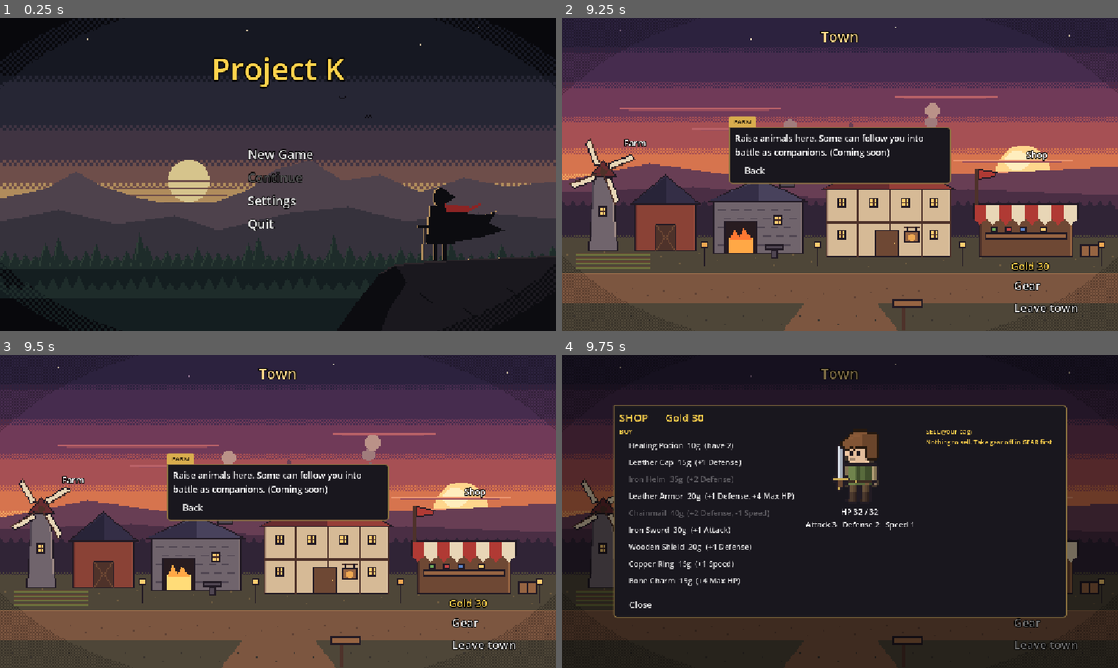
Above: before the commit, frames 1-4 (two rows, left to right).
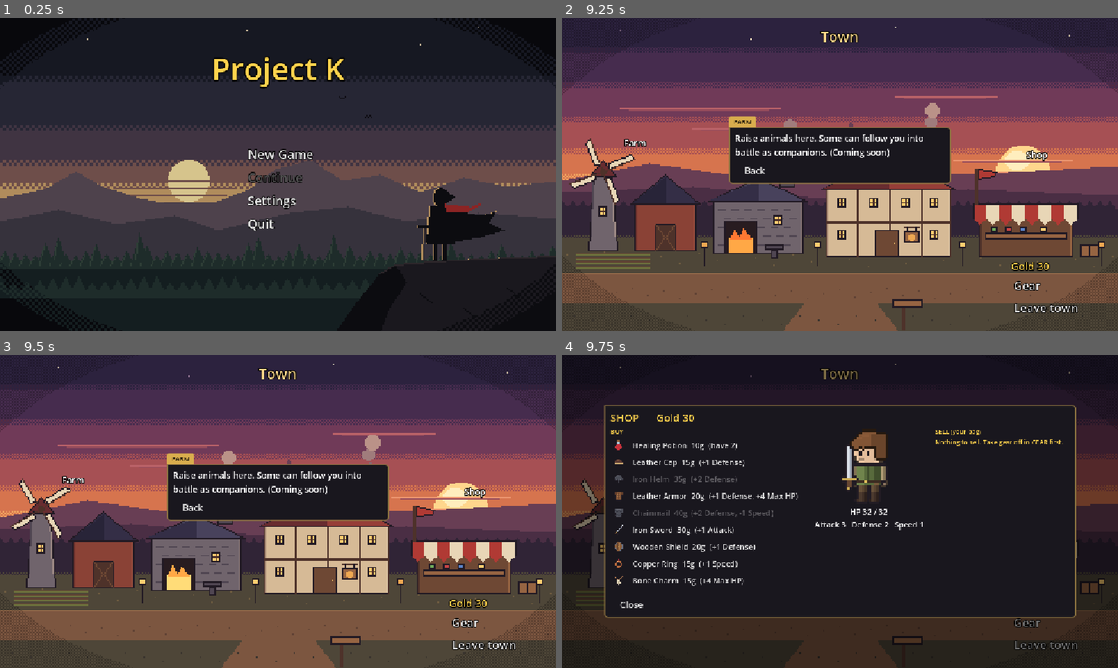
Above: after the commit, the same moments.

Repository: khasmn/project-k
Game: Godot game, scene res://scenes/menu/main_menu.tscn
Two runs of this game, one before a commit and one after it. Both use one fixed random seed, a clock stepped at 60 frames per second and the inputs below.
Inputs:
- Up to frame 1 (0.25 s): no input
- Up to frame 2 (9.25 s): click "New Game" at 0.5 s; click "New hero" at 1.25 s; click "▶ New hero" at 2 s; click "▶ New hero" at 2.75 s; click "Warrior" at 3.5 s; click "New hero" at 4.25 s; click "Warrior" at 5 s; click "▶ Warrior" at 5.75 s; click "Start run" at 6.5 s; click "Farm" at 7.25 s; click "Blacksmith" at 8 s; click "Inn" at 8.75 s
- Up to frame 3 (9.5 s): no input
- Up to frame 4 (9.75 s): click "Shop" at 9.5 s

Frames 1-3 are identical in both runs. In frame 4, 6.6% of the frame differs, in the area x 7-93%, y 16-84%.

Commit message:
Add item pictures and slot boxes in the gear window
Co-Authored-By: Claude Opus 5.5 <noreply@anthropic.com>

Diff:
--- a/scripts/core/gear.gd
+++ b/scripts/core/gear.gd
@@ -3,13 +3,17 @@
 ## Run.bag (ids you carry) and Run.gear (slot -> id you wear). Worn gear adds its "stats" to the hero
 ## and shows on the hero sprite (helmet, armor, shield; a weapon gets a "tint").
 
-const SLOTS: Array[String] = ["helmet", "armor", "weapon", "offhand", "jewelry1", "jewelry2"]
 const SELL_RATE: float = 0.5  # gear sells back for half its price
 const STAT_NAMES: Dictionary = {"defense": "Defense", "max_hp": "Max HP", "speed": "Speed"}
 
 
 static func entry(id: String) -> Dictionary:
 	return Run.data("gear")[id]
+
+
+## The 16x16 picture of a gear piece or an item (assets/sprites/items/<id>.png).
+static func icon(id: String) -> Texture2D:
+	return load("res://assets/sprites/items/%s.png" % id)
 
 
 ## Some gear is for certain classes only ("classes"); everything else fits anyone.
--- a/scripts/core/run.gd
+++ b/scripts/core/run.gd
@@ -26,7 +26,7 @@
 static var gold: int = 0
 static var items: Dictionary = {}  # item id -> how many, see data/items.json
 static var bag: Array[String] = []  # gear you carry but don't wear (data/gear.json ids)
-static var gear: Dictionary = {}  # slot -> gear id you wear, see Gear.SLOTS
+static var gear: Dictionary = {}  # slot (helmet, armor, weapon, offhand, jewelry1, jewelry2) -> gear id you wear
 
 
 static func start(draft: CharacterDraft) -> void:
--- a/scripts/ui/gear_window.gd
+++ b/scripts/ui/gear_window.gd
@@ -11,8 +11,12 @@
 const POTION_PRICE: int = 10
 const PREVIEW_SIZE: int = 160
 const FONT_SIZE: int = 16
+const ICON_SIZE: int = 32  # item pictures in the lists (16x16 art shown 2x)
+const SLOT_SIZE: int = 72  # the boxes around the hero on the GEAR page
 const SLOT_NAMES: Dictionary = {"helmet": "Helmet", "armor": "Armor", "weapon": "Weapon", "offhand": "Shield",
 	"jewelry1": "Jewelry", "jewelry2": "Jewelry"}
+## GEAR page: which slot boxes stand left and right of the hero.
+const SLOT_SIDES: Array = [["helmet", "armor", "weapon"], ["offhand", "jewelry1", "jewelry2"]]
 
 var shop: bool = false
 var title: Label = Label.new()
@@ -20,6 +24,8 @@
 var stats: Label = Label.new()
 var left: VBoxContainer = VBoxContainer.new()
 var right: VBoxContainer = VBoxContainer.new()
+var slots_left: VBoxContainer = VBoxContainer.new()
+var slots_right: VBoxContainer = VBoxContainer.new()
 
 
 func _ready() -> void:
@@ -50,9 +56,11 @@
 	middle.add_child(sprite)
 	stats.horizontal_alignment = HORIZONTAL_ALIGNMENT_CENTER
 	middle.add_child(stats)
-	for column in [left, middle, right]:
-		column.custom_minimum_size.x = 280 if column != middle else 220
+	for column in [left, slots_left, middle, slots_right, right]:
 		columns.add_child(column)
+	left.custom_minimum_size.x = 400
+	right.custom_minimum_size.x = 280
+	middle.custom_minimum_size.x = 220
 	rows.add_child(UI.menu_button("Close", _close))
 	hide()
 
@@ -65,38 +73,39 @@
 
 
 func refresh() -> void:
-	for column in [left, right]:
+	for column in [left, right, slots_left, slots_right]:
 		for old in column.get_children():
 			old.queue_free()
+	left.visible = shop
+	slots_left.visible = not shop
+	slots_right.visible = not shop
 	title.text = "%s      Gold %d" % ["SHOP" if shop else "GEAR", Run.gold]
 	sprite.show_look(Run.hero_look)
 	var hero: Combatant = Run.hero
 	stats.text = "HP %d / %d\n%s %d   Defense %d   Speed %d" % [hero.hp, hero.max_hp, hero.attack_name, hero.attack, hero.defense, hero.speed]
 	if shop:
 		_header(left, "BUY")
-		var potion: Button = _button(left, "Healing Potion  %dg  (have %d)" % [POTION_PRICE, Run.items.get(POTION, 0)], _buy_potion)
+		var potion: Button = _button(left, "Healing Potion  %dg  (have %d)" % [POTION_PRICE, Run.items.get(POTION, 0)], _buy_potion, POTION)
 		potion.disabled = Run.gold < POTION_PRICE
 		for id: String in Run.data("gear"):
 			if Gear.fits(id):
 				var buy: Button = _button(left, "%s  %dg  (%s)" % [Gear.entry(id).name, Gear.entry(id).price, Gear.bonus_text(id)],
-					_act.bind(Gear.buy, id))
+					_act.bind(Gear.buy, id), id)
 				buy.tooltip_text = Gear.bonus_text(id)
 				buy.disabled = Run.gold < int(Gear.entry(id).price)
 		_header(right, "SELL (your bag)")
 		for id in Run.bag:
-			_button(right, "%s  +%dg" % [Gear.entry(id).name, Gear.sell_price(id)], _act.bind(Gear.sell, id))
+			_button(right, "%s  +%dg" % [Gear.entry(id).name, Gear.sell_price(id)], _act.bind(Gear.sell, id), id)
 		if Run.bag.is_empty():
 			_header(right, "Nothing to sell. Take gear off in GEAR first.")
 	else:
-		_header(left, "WEARING (click to take off)")
-		for slot in Gear.SLOTS:
-			var id: String = Run.gear.get(slot, "")
-			var worn: Button = _button(left, "%s: %s" % [SLOT_NAMES[slot], Gear.entry(id).name if id else "-"], _act.bind(Gear.take_off, slot))
-			worn.disabled = id == ""
-			worn.tooltip_text = Gear.bonus_text(id) if id else ""
+		for slot in SLOT_SIDES[0]:
+			_slot_box(slots_left, slot)
+		for slot in SLOT_SIDES[1]:
+			_slot_box(slots_right, slot)
 		_header(right, "BAG (click to wear)")
 		for id in Run.bag:
-			var wear: Button = _button(right, "%s  (%s)" % [Gear.entry(id).name, Gear.bonus_text(id)], _act.bind(Gear.wear, id))
+			var wear: Button = _button(right, "%s  (%s)" % [Gear.entry(id).name, Gear.bonus_text(id)], _act.bind(Gear.wear, id), id)
 			wear.disabled = not Gear.fits(id)
 		if Run.bag.is_empty():
 			_header(right, "Empty. Buy gear at the Shop.")
@@ -122,10 +131,37 @@
 	column.add_child(label)
 
 
-func _button(column: VBoxContainer, text: String, on_pressed: Callable) -> Button:
+func _button(column: VBoxContainer, text: String, on_pressed: Callable, icon_id: String) -> Button:
 	var button: Button = UI.menu_button(text, on_pressed, FONT_SIZE)
+	button.icon = Gear.icon(icon_id)
+	button.expand_icon = true  # scale the 16x16 picture up to the line height
+	button.add_theme_constant_override("icon_max_width", ICON_SIZE)
 	column.add_child(button)
 	return button
+
+
+## A framed box with the picture of what's worn in this slot (empty if nothing). Click it to take that off.
+func _slot_box(column: VBoxContainer, slot: String) -> void:
+	var id: String = Run.gear.get(slot, "")
+	var box: Button = Button.new()
+	for state in ["normal", "hover", "pressed", "disabled", "focus"]:
+		box.add_theme_stylebox_override(state, BOX)
+	box.custom_minimum_size = Vector2(SLOT_SIZE, SLOT_SIZE)
+	box.size_flags_horizontal = Control.SIZE_SHRINK_CENTER
+	box.expand_icon = true
+	box.icon_alignment = HORIZONTAL_ALIGNMENT_CENTER
+	box.disabled = id == ""
+	if id:
+		box.icon = Gear.icon(id)
+		box.tooltip_text = "%s: %s\nClick to take off" % [Gear.entry(id).name, Gear.bonus_text(id)]
+		box.pressed.connect(_act.bind(Gear.take_off, slot))
+		UI.add_cursor(box)
+	column.add_child(box)
+	var label: Label = Label.new()
+	label.text = SLOT_NAMES[slot]
+	label.horizontal_alignment = HORIZONTAL_ALIGNMENT_CENTER
+	label.add_theme_font_size_override("font_size", 13)
+	column.add_child(label)
 
 
 func _close() -> void:
Binary file added: assets/sprites/items/bone_charm.png
Not shown, added: assets/sprites/items/bone_charm.png.import
Binary file added: assets/sprites/items/chainmail.png
Not shown, added: assets/sprites/items/chainmail.png.import
Binary file added: assets/sprites/items/copper_ring.png
Not shown, added: assets/sprites/items/copper_ring.png.import
Binary file added: assets/sprites/items/healing_potion.png
Not shown, added: assets/sprites/items/healing_potion.png.import
Binary file added: assets/sprites/items/hunting_bow.png
Not shown, added: assets/sprites/items/hunting_bow.png.import
Binary file added: assets/sprites/items/iron_helm.png
Not shown, added: assets/sprites/items/iron_helm.png.import
(and 15 more such lines)
